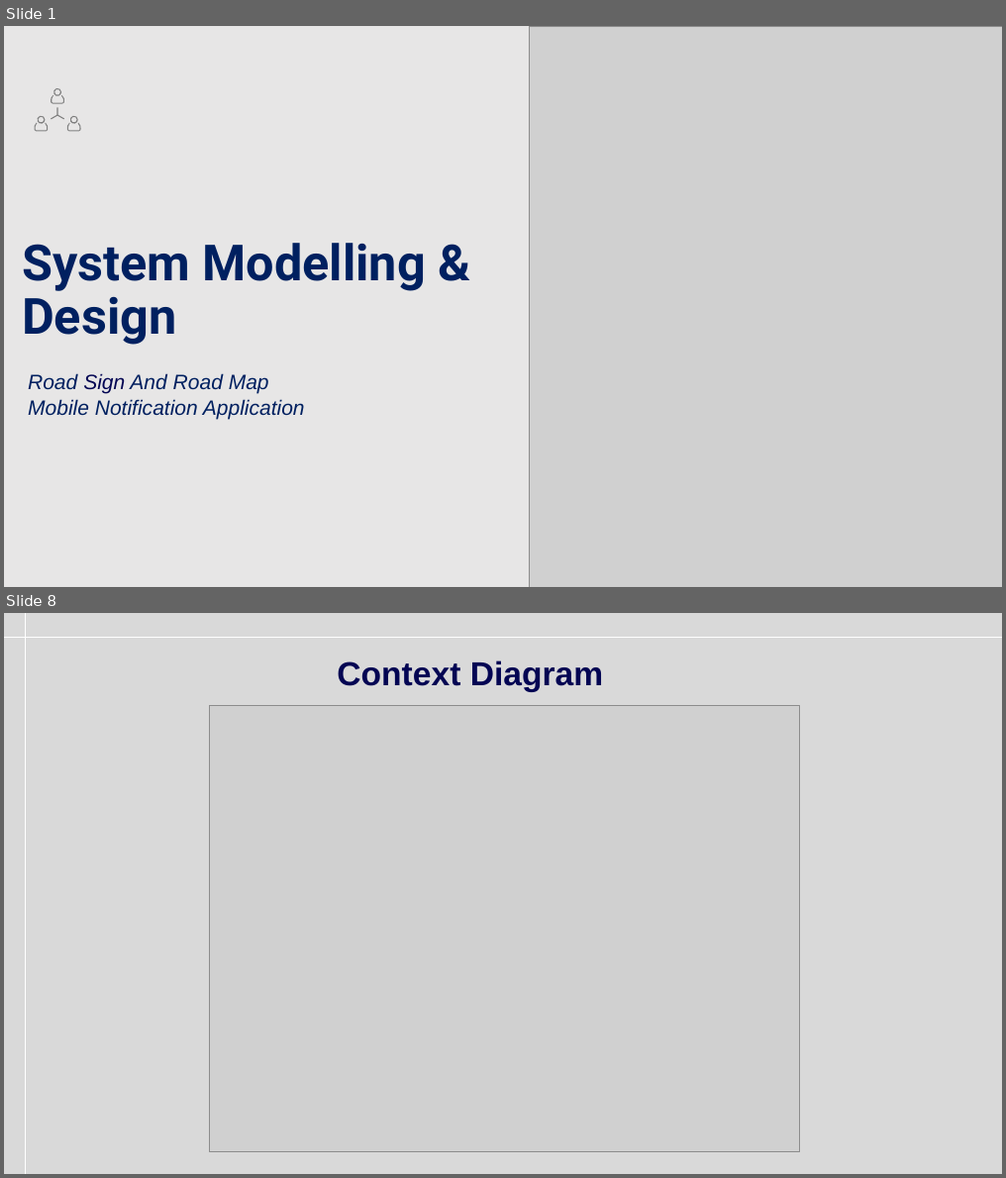
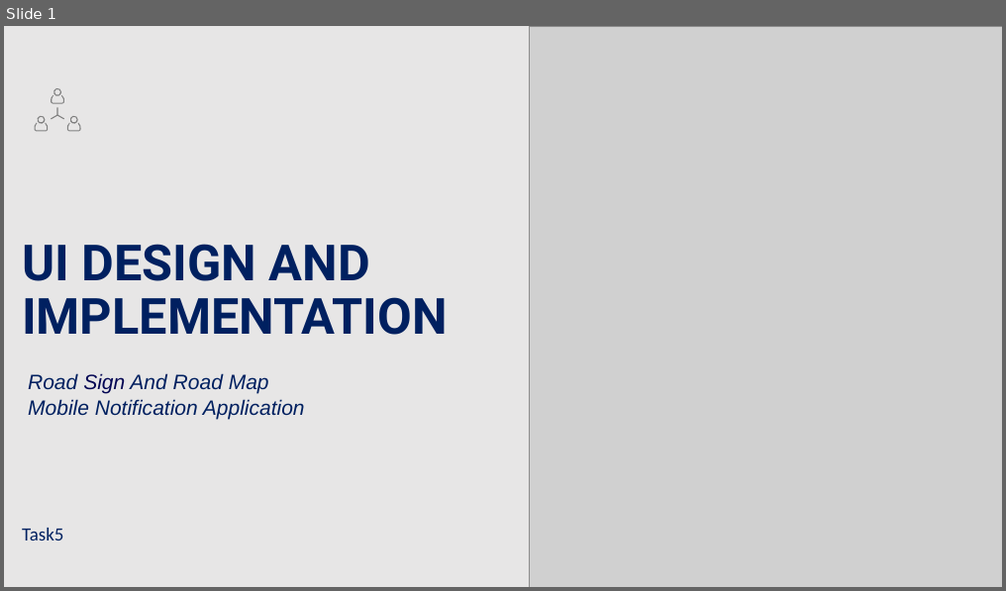
Before and after one commit to Thierry5610/CEF-440-Group-5, a slide deck: Task 4/Task 4.pptx. Shown one above the other, each under a label of ours: slides 1 and 8 before the commit, slide 1 after it; the slides between them are not shown. The pictures are 1006x1178 and 1006x591 pixels, drawn with LibreOffice and Linux fonts; fonts in the diff are those of the drawing; grey boxes stand for pictures. Boxes give left, top, right and bottom in pixels: in the first picture for what was removed or moved away, otherwise in the second. Text is boxed around its words. In the diff, an @@ line names an element or a change of style, - is before the commit and + after.

Commit message:
Updated Task 3, Task 4, and Task 5 presentations

```diff
--- a/Task 4/Task 4.pptx
+++ b/Task 4/Task 4.pptx
@@ slide 8 removed at (4, 613, 1002, 1174), background #D9D9D9 @@
@@ line removed from (4, 637) to (1002, 637) @@
@@ line removed from (25, 613) to (25, 1174) @@
@@ title removed at (337, 661, 603, 692) @@
-Context Diagram
@@ picture removed at (209, 705, 800, 1153) @@
@@ slide 1 changed as well @@
@@ title at (22, 244, 447, 335): text changed @@
-System Modelling & Design
+UI DESIGN AND IMPLEMENTATION
@@ text added at (22, 528, 63, 541), 18 pt, text #002060 @@
+Task5
```
Also in this commit, not shown: 3 other slides changed, 13 slides added, 19 other slides removed, 4 other files.
